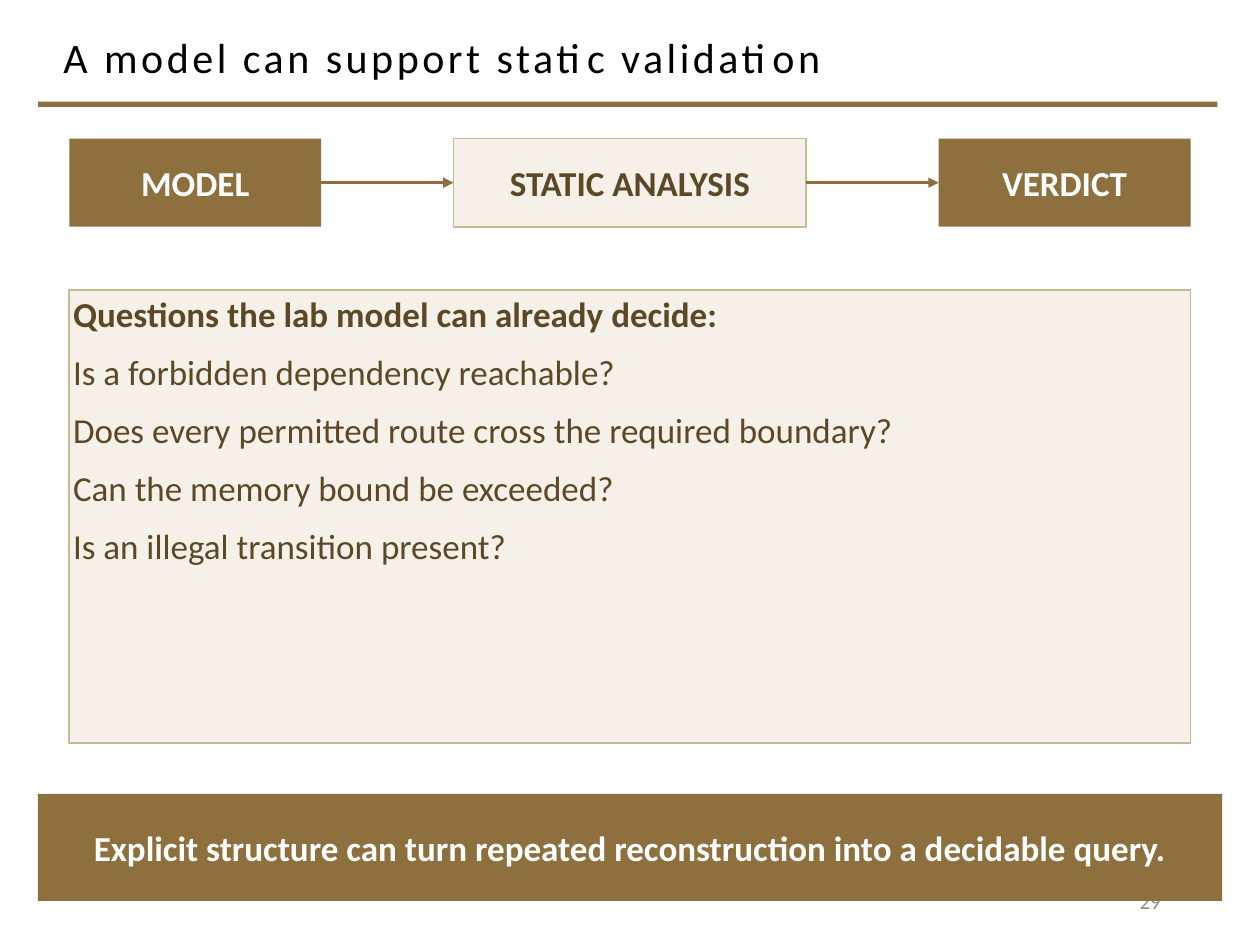
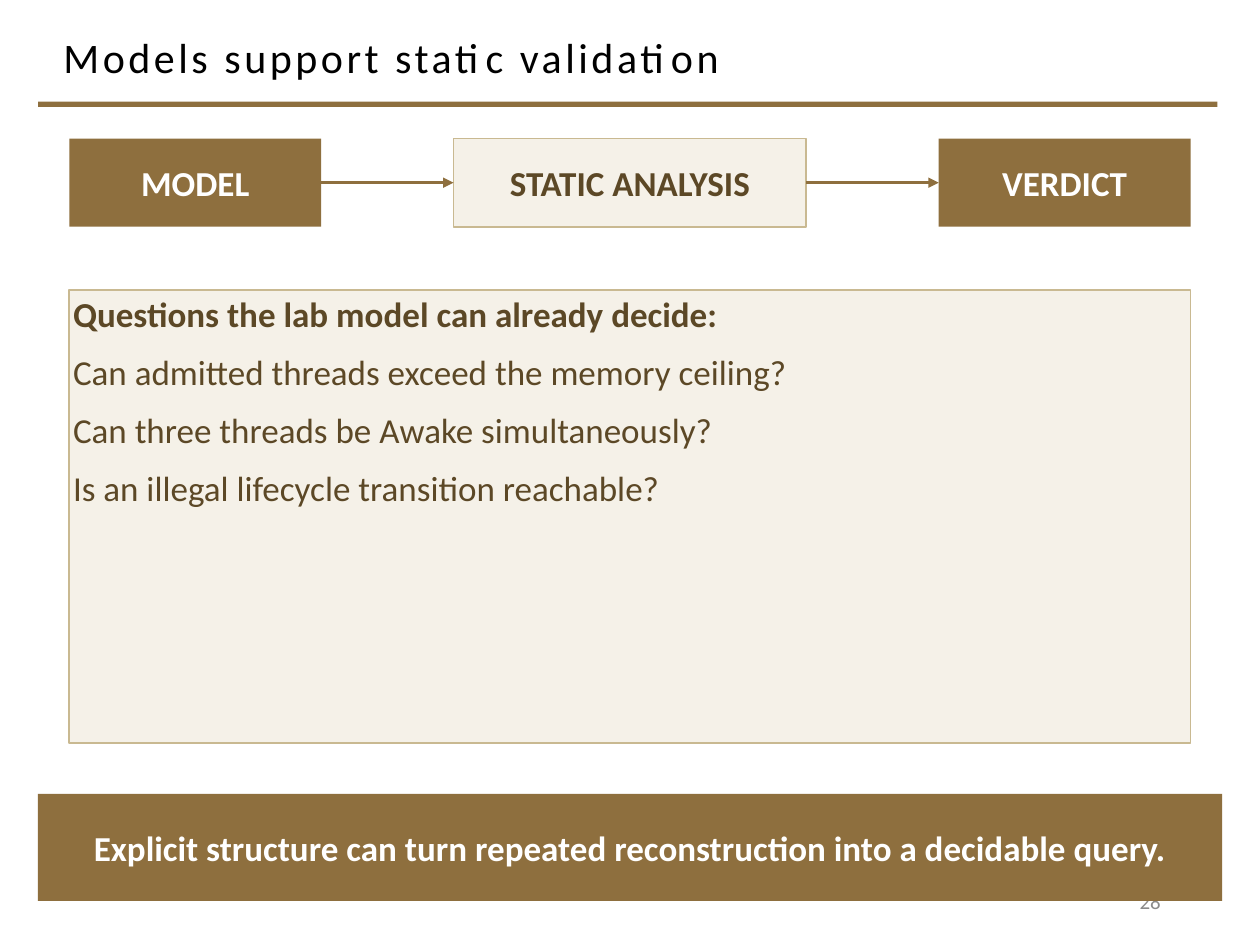
Before and after one commit to davisjam/model-based-agentic-software-engineering, a slide deck: slide 28 of course/lectures/act-2-delegation-and-control/03-alignment/2-3-Alignment.pptx (slide 29 before the commit). Drawn at 1260x945 pixels with LibreOffice and Linux fonts; fonts in the diff are those of the drawing; background and template pictures are left out. Boxes give left, top, right and bottom in pixels: in the first picture for what was removed or moved away, otherwise in the second. Text is boxed around its words. In the diff, an @@ line names an element or a change of style, - is before the commit and + after.

Commit message:
deck 2-3: section 5 merges — models buy-us into lab-models slide, static/dynamic to two slides with corrected lab questions, agreement triangle absorbs three-kinds-of-claim (36->33)

```diff
--- a/course/lectures/act-2-delegation-and-control/03-alignment/2-3-Alignment.pptx
+++ b/course/lectures/act-2-delegation-and-control/03-alignment/2-3-Alignment.pptx
@@ title at [63, 43, 378, 80]: text changed @@
-A model can support static validation
+Models support static validation
@@ text in rectangle at [73, 360, 786, 507]: text changed @@
-Is a forbidden dependency reachable?
-Does every permitted route cross the required boundary?
-Can the memory bound be exceeded?
-Is an illegal transition present?
+Can admitted threads exceed the memory ceiling?
+Can three threads be Awake simultaneously?
+Is an illegal lifecycle transition reachable?
@@ page number at [1140, 891, 1161, 915]: text changed @@
-29
+28
```
Also in this commit, not shown: 2 other slides changed, 1 slide added, 4 slides removed.
